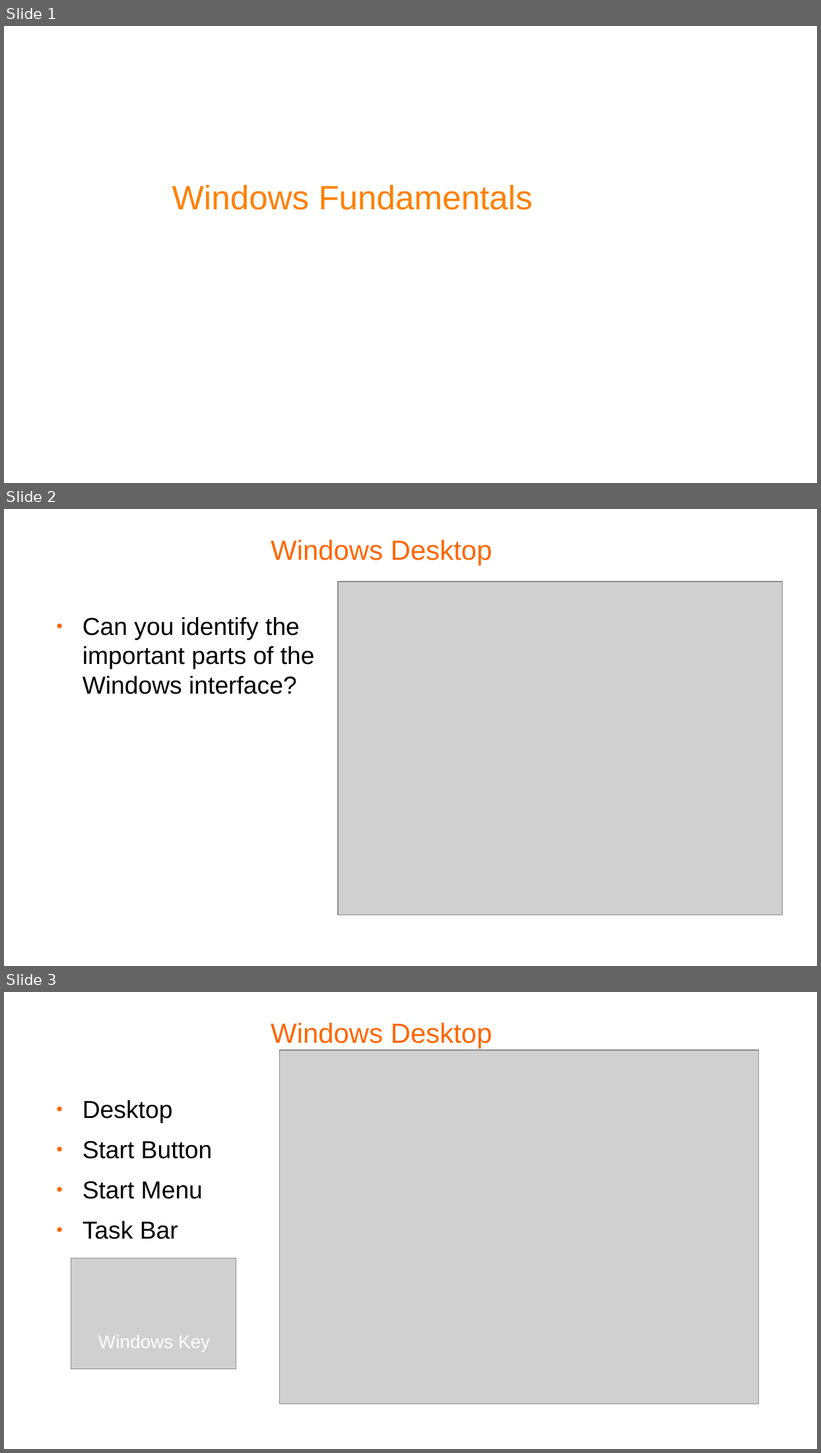
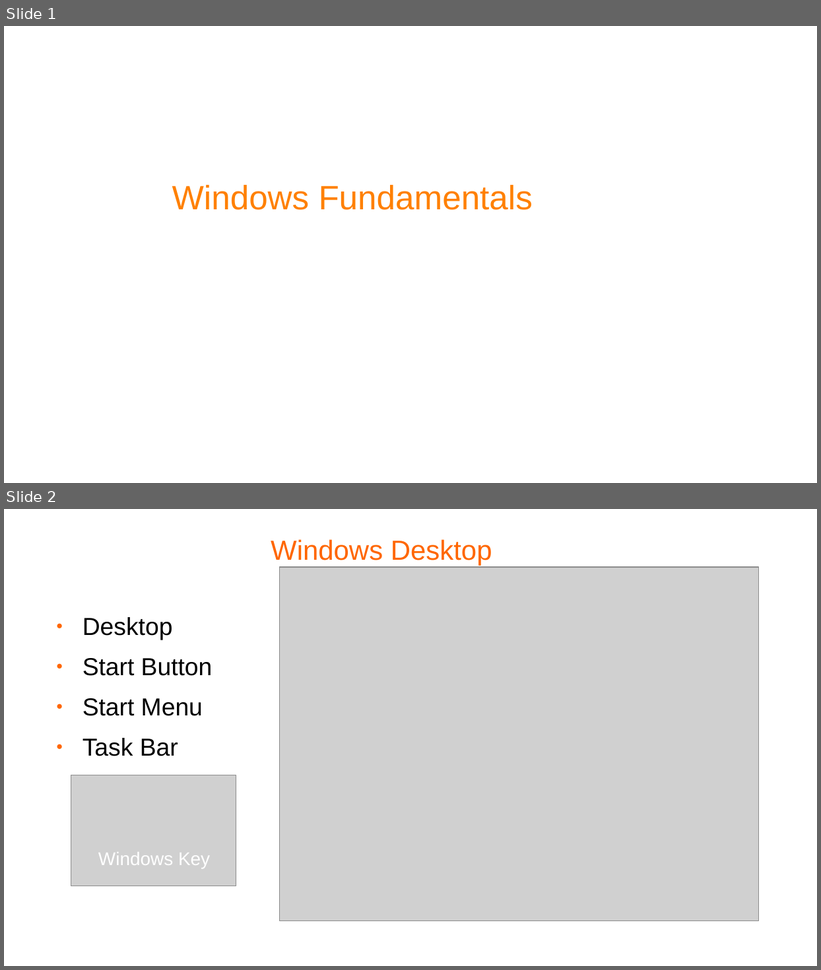
Before and after one commit to pellcorp/coding, a slide deck: docs/windows fundamentals.odp. Shown one above the other, each under a label of ours: slides 1, 2 and 3 before the commit, slides 1 and 2 after it. The pictures are 821x1453 and 821x970 pixels, drawn with LibreOffice and Linux fonts; fonts in the diff are those of the drawing; grey boxes stand for pictures; background and template pictures are left out. Boxes give left, top, right and bottom in pixels: in the first picture for what was removed or moved away, otherwise in the second. Text is boxed around its words. In the diff, an @@ line names an element or a change of style, - is before the commit and + after.

```diff
--- a/docs/windows fundamentals.odp
+++ b/docs/windows fundamentals.odp
@@ slide 2 removed at <box>4,509,817,966</box>, background #FFFFFF @@
@@ title removed at <box>271,539,492,565</box> @@
-Windows Desktop
@@ picture removed at <box>338,582,783,916</box> @@
@@ text removed at <box>83,617,315,694</box> @@
-● Can you identify the important parts of the Windows interface?
@@ text removed at <box>91,844,217,872</box> @@
-Windows Key
@@ what was slide 3 is now slide 2 @@
```
Also in this commit, not shown: 3 slides changed, 1 other slide removed, 1 other file.
